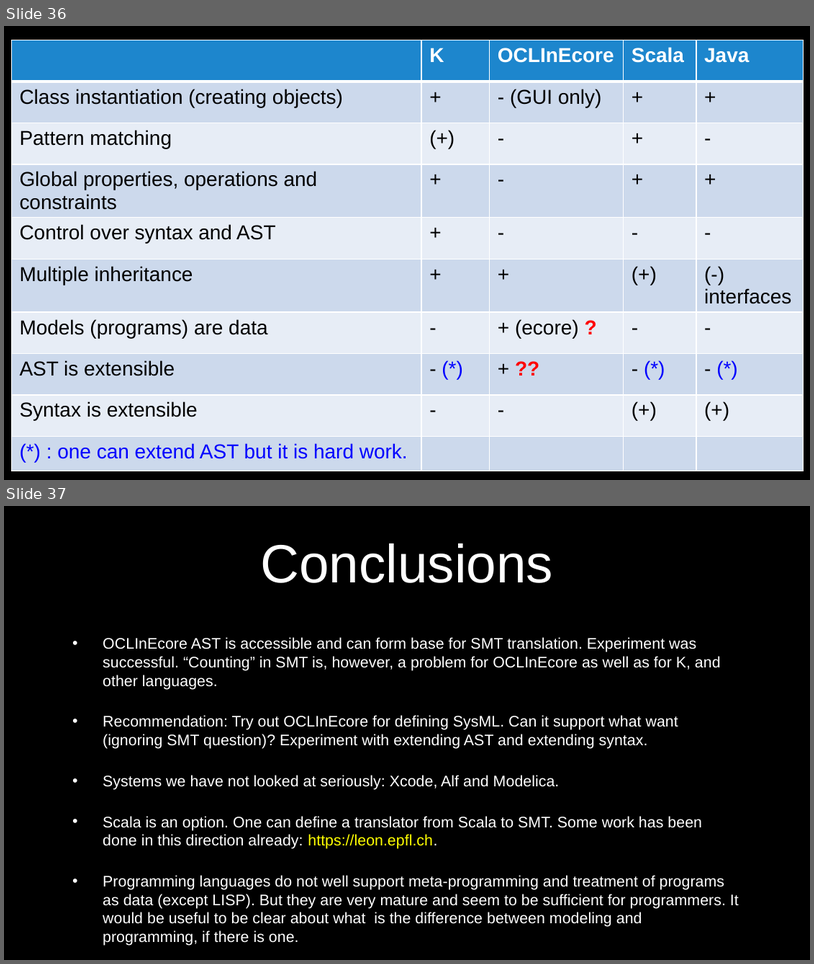
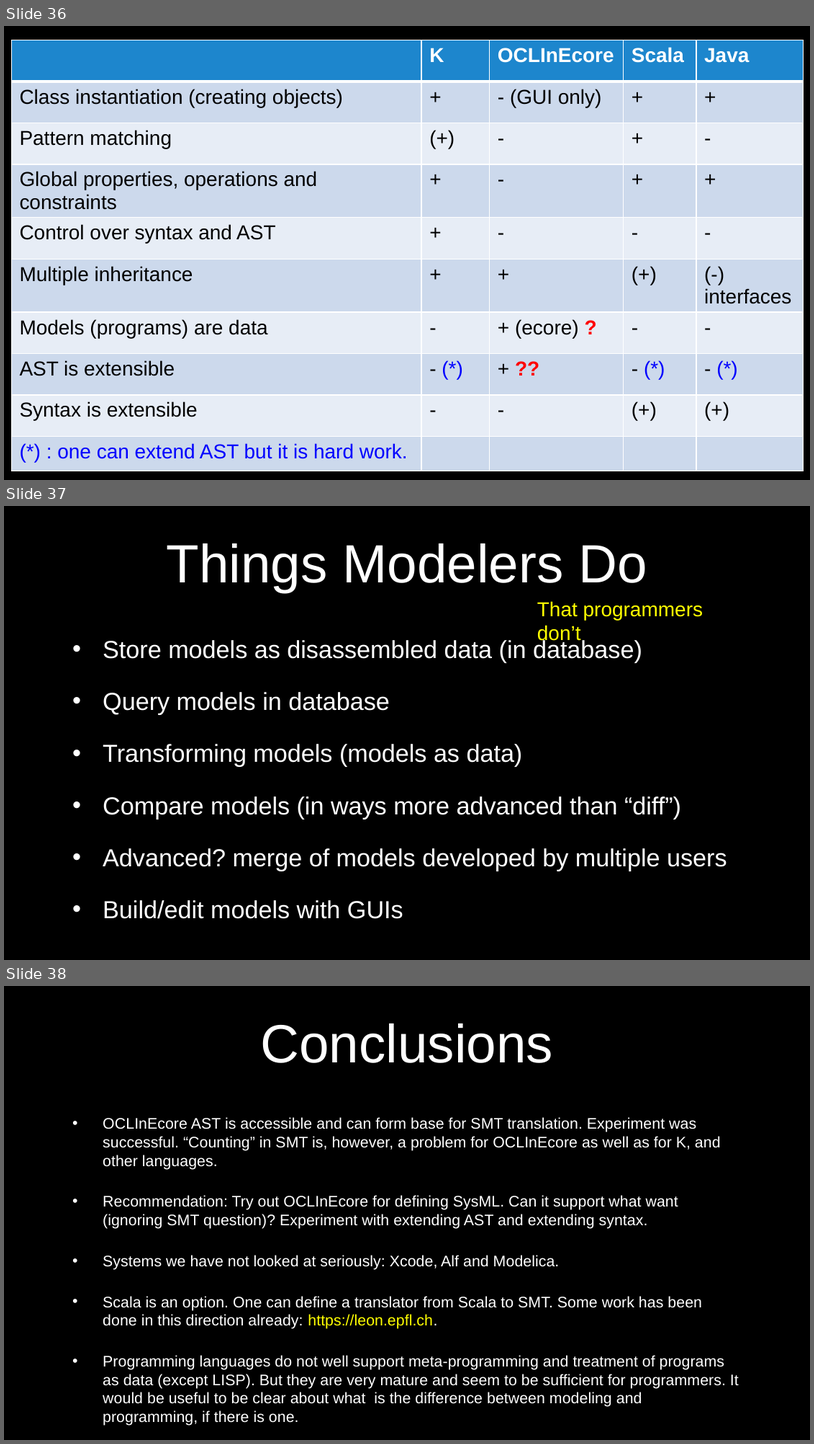
Before and after one commit to Open-MBEE/klang, a slide deck: presentations/LanguageStudy.pptx. Shown one above the other, each under a label of ours: slides 36 and 37 before the commit, slides 36, 37 and 38 after it. The pictures are 814x964 and 814x1444 pixels, drawn with LibreOffice and Linux fonts; fonts in the diff are those of the drawing; background and template pictures are left out. Boxes give left, top, right and bottom in pixels: in the first picture for what was removed or moved away, otherwise in the second. Text is boxed around its words. In the diff, an @@ line names an element or a change of style, - is before the commit and + after.

Commit message:
added a slide to language study: what modelers want to do

```diff
--- a/presentations/LanguageStudy.pptx
+++ b/presentations/LanguageStudy.pptx
@@ slide 37 added at <box>4,506,810,960</box>, background picture (left out) @@
@@ title added at <box>167,543,647,592</box>, 48 pt, text #FFFFFF @@
+Things Modelers Do
@@ text added at <box>538,601,703,644</box>, 18 pt, text #FFFF00 @@
+That programmers don’t
@@ text added at <box>103,638,728,919</box>, 22 pt, text #FFFFFF @@
+• Store models as disassembled data (in database)
+• Query models in database
+• Transforming models (models as data)
+• Compare models (in ways more advanced than “diff”)
+• Advanced? merge of models developed by multiple users
+• Build/edit models with GUIs
@@ what was slide 37 is now slide 38 @@
```
